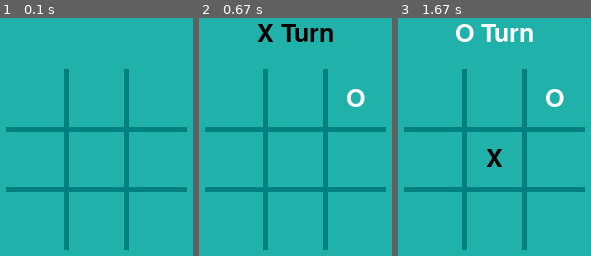
Above: before the commit, frames 1-3 (left to right).
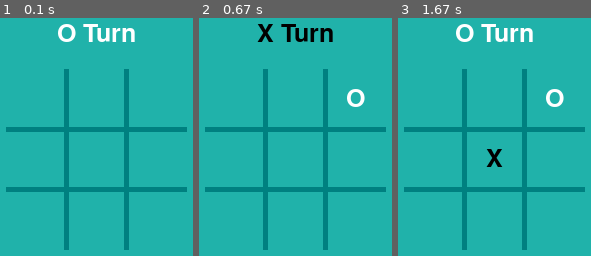
Above: after the commit, the same moments.

Repository: AnshumaJain/TicTacToe_PyGame
Game: pygame game, started from TicTacToegame.py
Same seed, same stepped clock (60 frames per second), same inputs: the game is played once before the commit and once after it.
Inputs (mouse positions are in pixels of both pictures, inside the frame that each line leads up to):
- Up to frame 1 (0.1 s): no input
- Up to frame 2 (0.67 s): click (355, 98) at 0.38 s
- Up to frame 3 (1.67 s): click (469, 148) at 0.72 s

The runs differ from the first frame. In frame 1, 1.4% of the frame differs, in the area x 30-70%, y 2-11%; in frame 2, nothing differs; in frame 3, nothing differs.

Commit message:
Fixed PEP 8 and Gui styling.

Diff:
--- a/TicTacToegame.py
+++ b/TicTacToegame.py
@@ -60,6 +60,7 @@
         self.static_drawing()  # display the labels and the grid
         self.is_game_over = False  # Boolean to monitor if the game is over
 
+
     def static_drawing(self):
         """ display the labels, window name and the grid """
 
@@ -70,6 +71,12 @@
         pygame.draw.line(self.screen, LINE_COLOR, (180, 60), (180, 240), 5)  # vertical line2
         pygame.draw.line(self.screen, LINE_COLOR, (60, 120), (240, 120), 5)  # horizontal line1
         pygame.draw.line(self.screen, LINE_COLOR, (60, 180), (240, 180), 5)  # horizontal line2
+
+        # start turn instruction
+        text1 = self.font.render(" O Turn ", True, O_COLOR, BG_SCREEN_COLOR)  # O label
+        text_rect1 = text1.get_rect()
+        text_rect1.center = (150, 25)
+        self.screen.blit(text1, text_rect1)
 
 
     def display_symbol(self, symbol, cell_num, color):
@@ -86,7 +93,7 @@
                 text_rect2.center = (150, 25)
                 self.screen.blit(text2, text_rect2)
             else:
-                text1 = self.font.render(' O Turn ', True, O_COLOR, BG_SCREEN_COLOR)  # O label
+                text1 = self.font.render(" O Turn ", True, O_COLOR, BG_SCREEN_COLOR)  # O label
                 text_rect1 = text1.get_rect()
                 text_rect1.center = (150, 25)
                 self.screen.blit(text1, text_rect1)
@@ -123,19 +130,22 @@
 
     def __init__(self):
         Gui.__init__(self)
-        self.count = 0  # variable to count the turns
+        self.turn = 0  # variable to turn the turns
+
 
     def cell_click_update(self, symbol, cell_no, color):
         if self.cell[cell_no - 1] is None:
             self.display_symbol(symbol, cell_no, color)
-            self.count += 1
+            self.turn += 1
             self.cell[cell_no - 1] = symbol
 
+
     def check_player_turn(self, cell_no):
-        if self.count % 2 == 0:
+        if self.turn % 2 == 0:
             self.cell_click_update('O', cell_no, O_COLOR)
         else:
             self.cell_click_update('X', cell_no, X_COLOR)
+
 
     def check_win(self):
 
@@ -151,33 +161,36 @@
                     self.is_game_over = True
                     break
 
-        if self.count == 9:  # check if all 9 turns are over
+        if self.turn == 9:  # check if all 9 turns are over
             if not self.is_game_over:  # if no one won the game yet
                 self.display_game_result(3)  # display tie result
                 self.is_game_over = True
 
+
+    def process_mouse_click(self, pos):
+        possible_cells_x = set()
+        possible_cells_y = set()
+        for x1, x2 in X_BORDER_TO_CELL_MAP.keys():
+            if x1 > pos[0] > x2:
+                possible_cells_x = X_BORDER_TO_CELL_MAP[(x1, x2)]
+        for y1, y2 in Y_BORDER_TO_CELL_MAP.keys():
+            if y1 < pos[1] < y2:
+                possible_cells_y = Y_BORDER_TO_CELL_MAP[(y1, y2)]
+        current_cell = possible_cells_x & possible_cells_y
+        if current_cell:  # if the user didn't click outside the designated area
+            self.check_player_turn(current_cell.pop())
+            self.check_win()
+
+
     def get_click_pos(self):
 
         while 1:
+
+            pos = pygame.mouse.get_pos()  # if mouse is pressed get position of cursor
+
             for event in pygame.event.get():
                 if event.type == pygame.MOUSEBUTTONUP:
-                    pos = pygame.mouse.get_pos()  # if mouse is pressed get position of cursor ##
-
-                    possible_cells_x = set()
-                    possible_cells_y = set()
-                    for x1, x2 in X_BORDER_TO_CELL_MAP.keys():
-                        if x1 > pos[0] > x2:
-                            possible_cells_x = X_BORDER_TO_CELL_MAP[(x1, x2)]
-
-                    for y1, y2 in Y_BORDER_TO_CELL_MAP.keys():
-                        if y1 < pos[1] < y2:
-                            possible_cells_y = Y_BORDER_TO_CELL_MAP[(y1, y2)]
-
-                    current_cell = possible_cells_x & possible_cells_y
-
-                    if current_cell:  # if the user didn't click outside the designated area
-                        self.check_player_turn(current_cell.pop())
-                        self.check_win()
+                    self.process_mouse_click(pos)
 
                 if event.type == pygame.QUIT:
                     pygame.quit()  # quitting pygame
